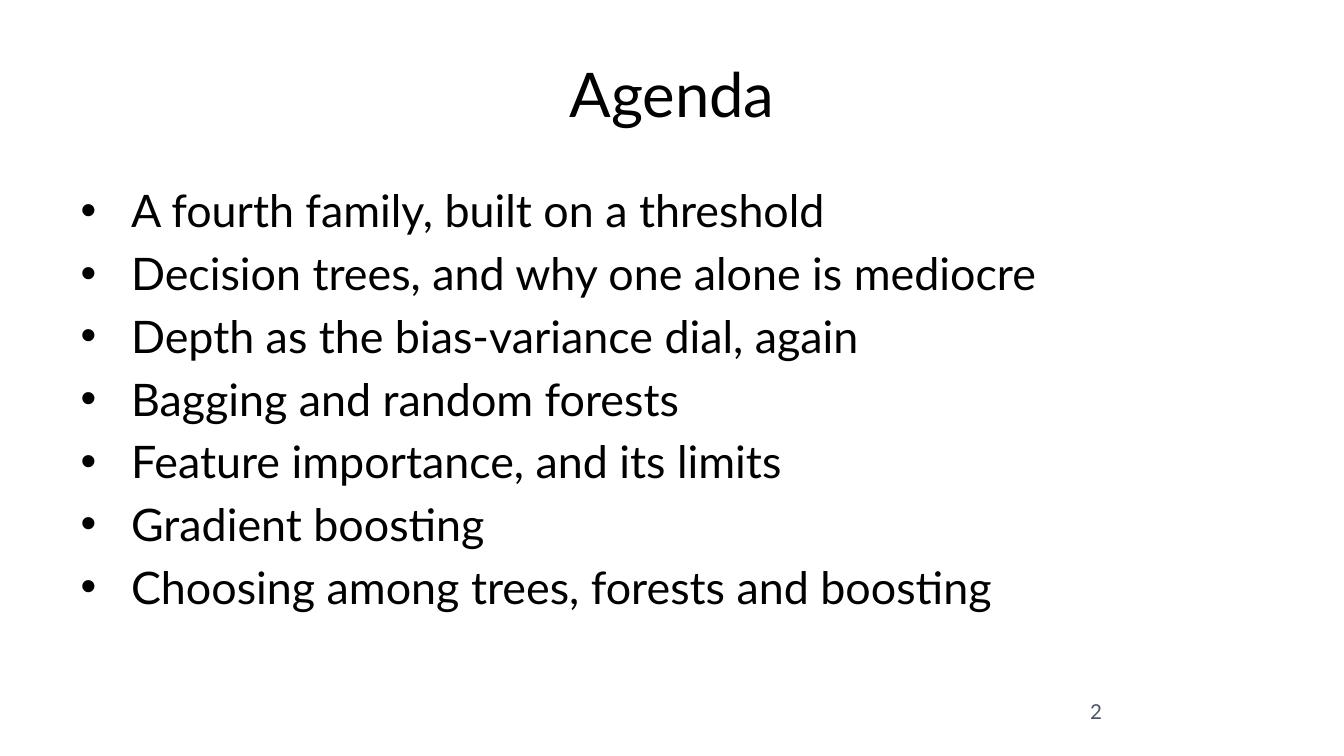
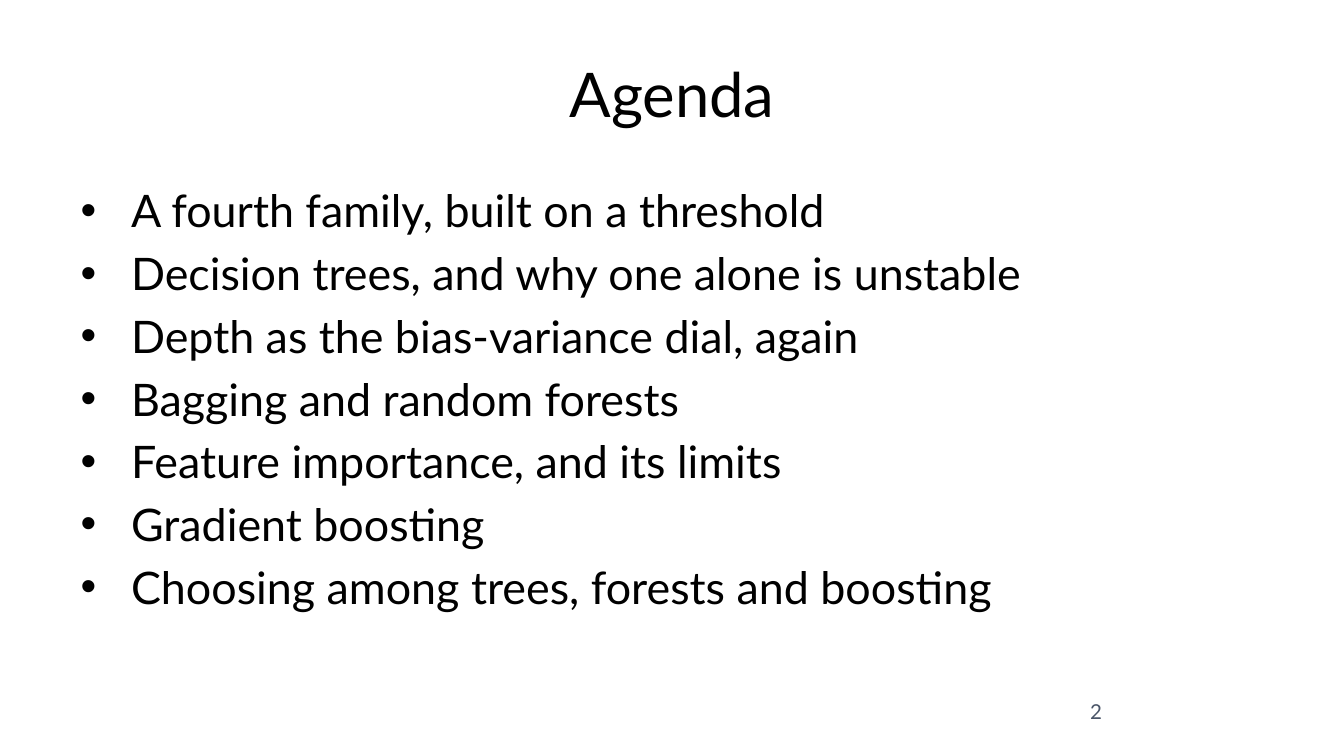
Before and after one commit to fabioantonini/technologies-for-artificial-intelligence, a slide deck: slide 2 of Lessons/07_trees_and_ensembles/Slides/trees_and_ensembles_slides.pptx. Drawn at 1344x756 pixels with LibreOffice and Linux fonts; fonts in the diff are those of the drawing; background and template pictures are left out. Boxes give left, top, right and bottom in pixels: in the first picture for what was removed or moved away, otherwise in the second. Text is boxed around its words. In the diff, an @@ line names an element or a change of style, - is before the commit and + after.

```diff
--- a/Lessons/07_trees_and_ensembles/Slides/trees_and_ensembles_slides.pptx
+++ b/Lessons/07_trees_and_ensembles/Slides/trees_and_ensembles_slides.pptx
@@ text at (131, 257, 1021, 298): text changed @@
-• Decision trees, and why one alone is mediocre
+• Decision trees, and why one alone is unstable
```
Also in this commit, not shown: 24 other slides changed, 4 slides added, 17 other files.
